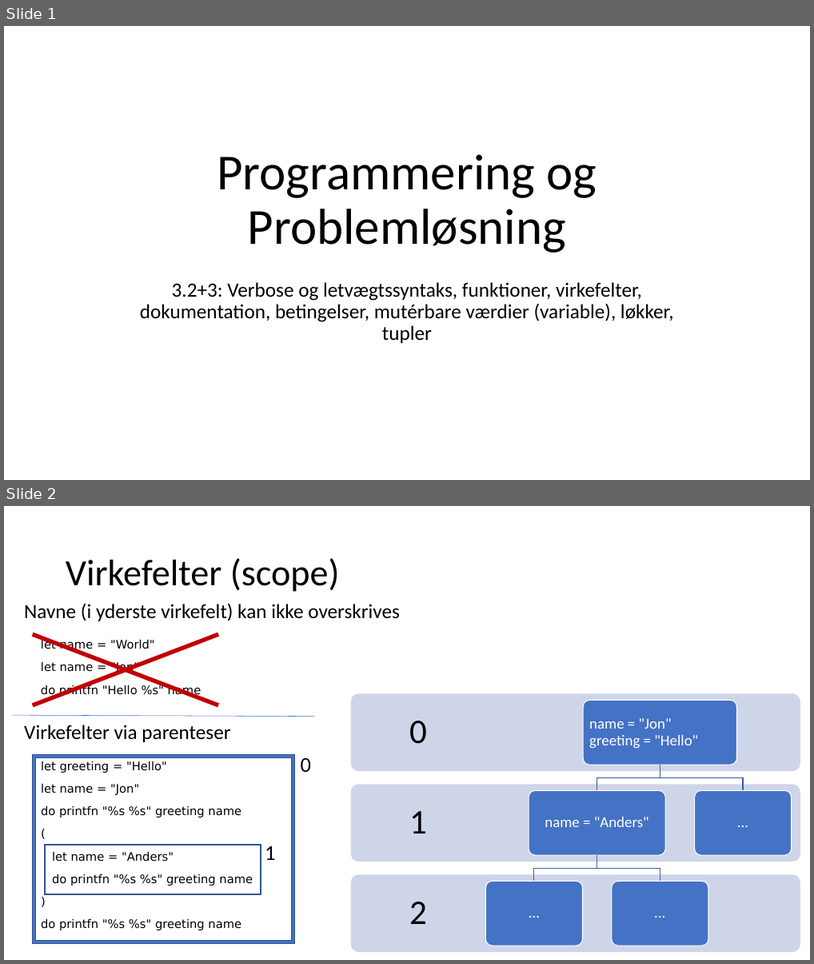
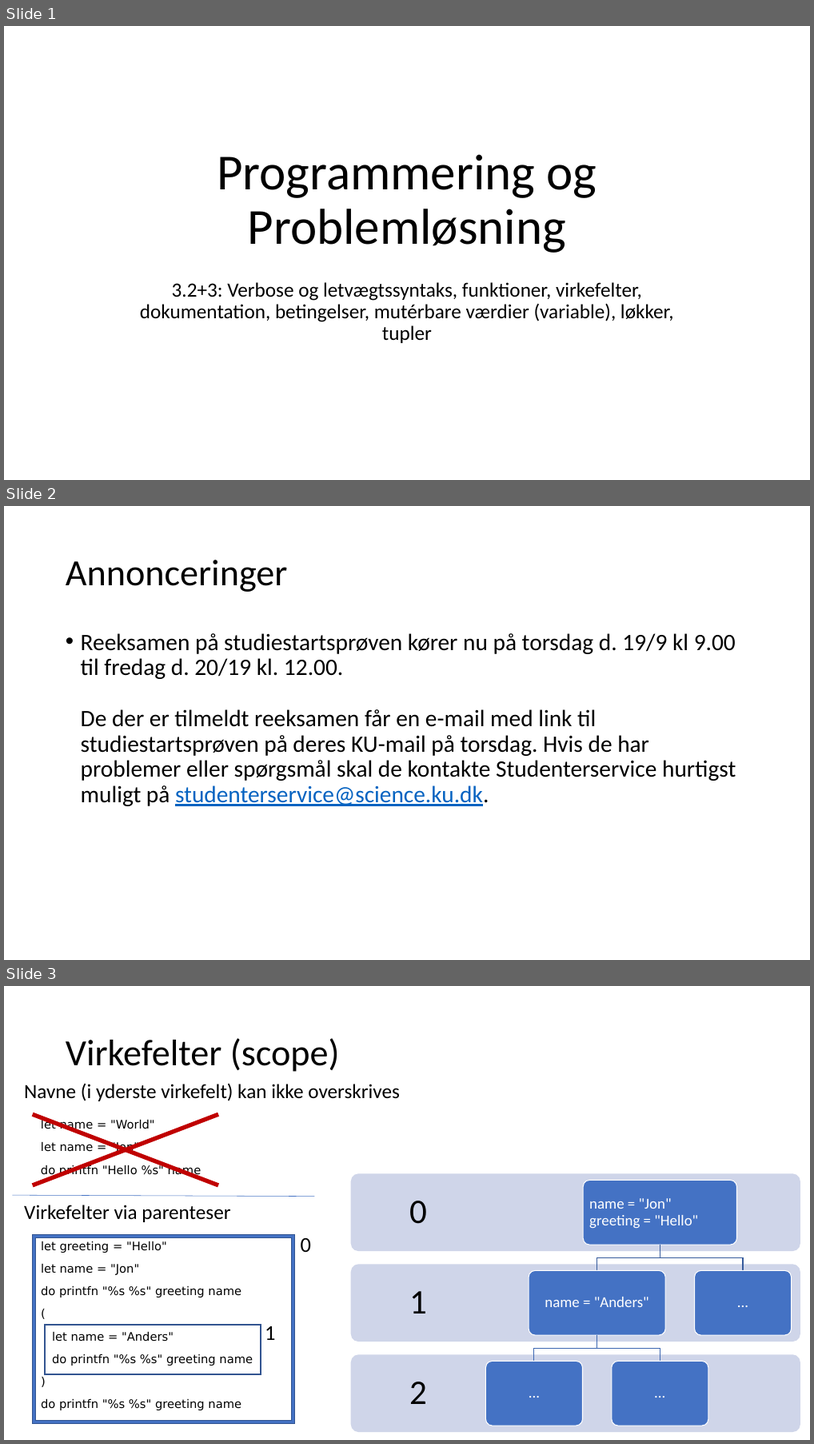
Before and after one commit to fisterloegsovs/pop22, a slide deck: lectures/3.2ScopeDocumentationConditionsLoops/lecture.pptx. Shown one above the other, each under a label of ours: slides 1 and 2 before the commit, slides 1, 2 and 3 after it. The pictures are 814x964 and 814x1444 pixels, drawn with LibreOffice and Linux fonts; fonts in the diff are those of the drawing. Boxes give left, top, right and bottom in pixels: in the first picture for what was removed or moved away, otherwise in the second. Text is boxed around its words. In the diff, an @@ line names an element or a change of style, - is before the commit and + after.

```diff
--- a/lectures/3.2ScopeDocumentationConditionsLoops/lecture.pptx
+++ b/lectures/3.2ScopeDocumentationConditionsLoops/lecture.pptx
@@ slide 2 added at [4, 506, 810, 960], background #FFFFFF @@
@@ title added at [66, 560, 288, 592], 44 pt, text #000000 @@
+Annonceringer
@@ text added at [81, 633, 736, 806], 28 pt, text #000000 @@
+• Reeksamen på studiestartsprøven kører nu på torsdag d. 19/9 kl 9.00 til fredag d. 20/19 kl. 12.00.
+  De der er tilmeldt reeksamen får en e-mail med link til studiestartsprøven på deres KU-mail på torsdag. Hvis de har problemer eller spørgsmål skal de kontakte Studenterservice hurtigst muligt på studenterservice@science.ku.dk.
@@ what was slide 2 is now slide 3 @@
```
Also in this commit, not shown: 30 other files.
